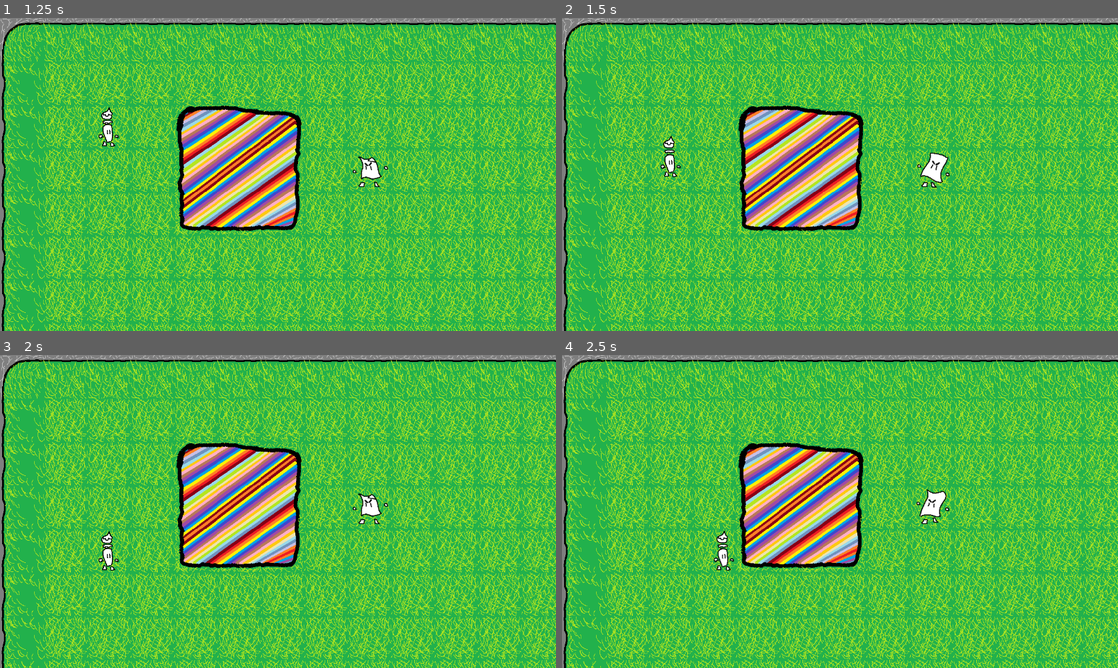
Above: before the commit, frames 1-4 (two rows, left to right).
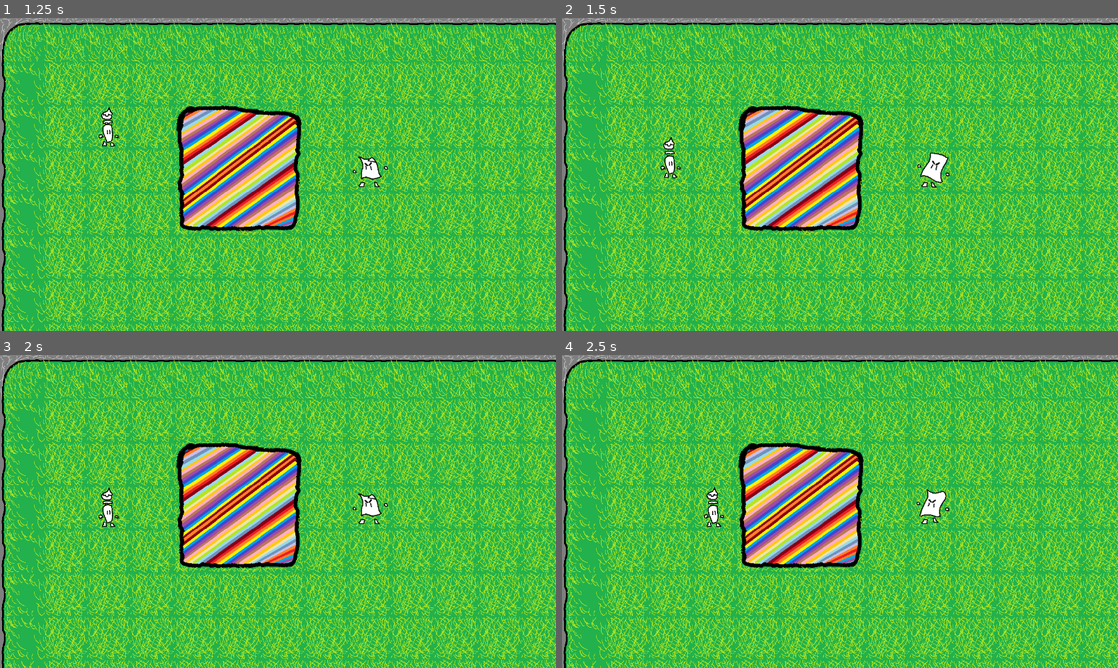
Above: after the commit, the same moments.

Repository: Melaisi/PaintGame
Game: Godot game, scene res://Scenes/Party/Enemy/Title/MainMenu.tscn
Same seed, same stepped clock (60 frames per second), same inputs: the game is played once before the commit and once after it.
Inputs (mouse positions are in pixels of both pictures, inside the frame that each line leads up to):
- Up to frame 1 (1.25 s): tap Enter at 0.5 s; move the mouse to (227, 237) at 0.52 s; hold Right (ui_right) from 0.53 s (still down); click (227, 237) at 0.67 s
- Up to frame 2 (1.5 s): move the mouse to (728, 190) at 1.27 s; release Right (ui_right) at 1.28 s; hold Down (ui_down) from 1.28 s (still down)
- Up to frame 3 (2 s): keep holding Down (ui_down)
- Up to frame 4 (2.5 s): move the mouse to (895, 442) at 2.02 s; release Down (ui_down) at 2.03 s; hold Right (ui_right) from 2.03 s (still down)

Frame 1 is identical in both runs. In frame 2, 0.2% of the frame differs, in the area x 17-22%, y 37-52%; in frame 3, 0.4%; in frame 4, 0.4%, in the area x 25-31%, y 42-69%.

Commit message:
move bugfix

Diff:
--- a/Art/Tileset/tileset.tres
+++ b/Art/Tileset/tileset.tres
@@ -40,6 +40,9 @@
 [ext_resource path="res://Art/Temp/Tiles/rpgTile045.png" type="Texture" id=38]
 [ext_resource path="res://Art/Temp/Tiles/rpgTile027.png" type="Texture" id=39]
 
+[sub_resource type="ConvexPolygonShape2D" id=2]
+points = PoolVector2Array( 99.0856, 13.4375, 99.0856, 12.8588, 44.6875, 10.544, 7.07175, 40.6366, 7.07175, 96.7708, 0.127319, 100, 0.127319, 0.705994, 100, 0 )
+
 [sub_resource type="ConvexPolygonShape2D" id=1]
 points = PoolVector2Array( 100, 100, 0, 100, 0, 0, 100, 0 )
 
@@ -54,9 +57,16 @@
 0/navigation_offset = Vector2( 50, 50 )
 0/shape_offset = Vector2( 0, 0 )
 0/shape_transform = Transform2D( 1, 0, 0, 1, 0, 0 )
+0/shape = SubResource( 2 )
 0/shape_one_way = false
-0/shape_one_way_margin = 0.0
-0/shapes = [  ]
+0/shape_one_way_margin = 1.0
+0/shapes = [ {
+"autotile_coord": Vector2( 0, 0 ),
+"one_way": false,
+"one_way_margin": 1.0,
+"shape": SubResource( 2 ),
+"shape_transform": Transform2D( 1, 0, 0, 1, 0, 0 )
+} ]
 0/z_index = 0
 1/name = "rpgTile001"
 1/texture = ExtResource( 13 )
--- a/Scenes/Party/Player/Player.gd
+++ b/Scenes/Party/Player/Player.gd
@@ -29,10 +29,7 @@
 func _input(event):
 	for dir in inputs.keys():
 		if event.is_action_pressed(dir, true):
-			if last_dir != dir:
-				#somewhat concerned that the tween instructions here effect ALL tweens
-				print("change dir")
-				want_to_move = true
+
 			if tween.is_active() == false:
 				move(inputs[dir])
 			else:
@@ -42,12 +39,17 @@
 				#don't keep moving unless the character is on the outer bounds of the tile
 				if 75 < x_pos and x_pos < 25 and 75 < y_pos and y_pos < 25 :
 					want_to_move = true
-			last_dir = dir
+				if last_dir != dir:
+				#somewhat concerned that the tween instructions here effect ALL tweens
+					want_to_move = true
+			print(last_dir)
+			if dir != null:
+				last_dir = dir
 
 func move_tween(dir):
 	tween.interpolate_property(self, "position",
 		position, position + dir * tile_size,
-		1.0/speed, Tween.TRANS_SINE, Tween.EASE_IN_OUT)
+		1.0/speed, Tween.TRANS_QUAD)
 	tween.start()
 
 func move(dir):
Not shown: 1 places in Art/Tileset/tileset.tres that only renumber resources
